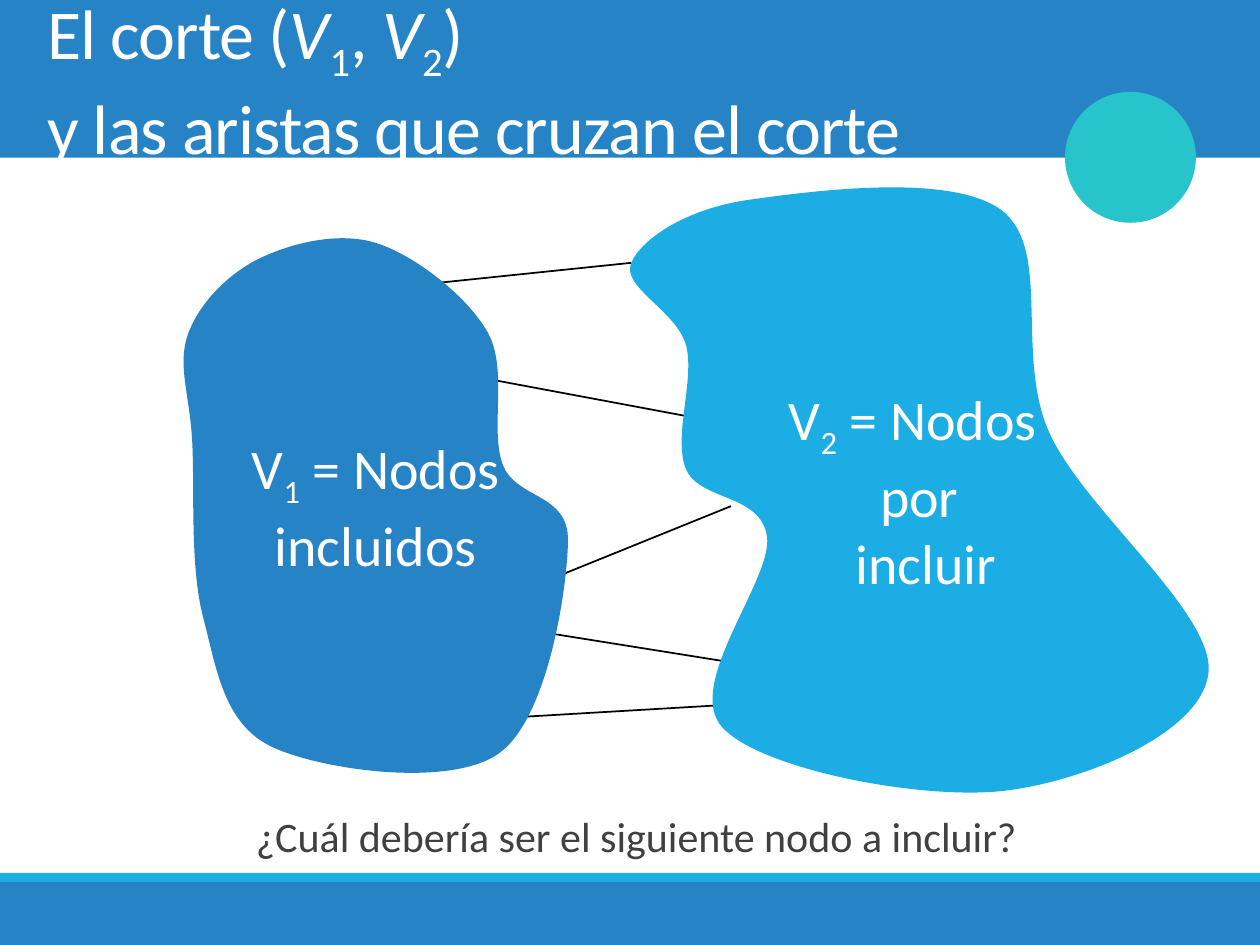
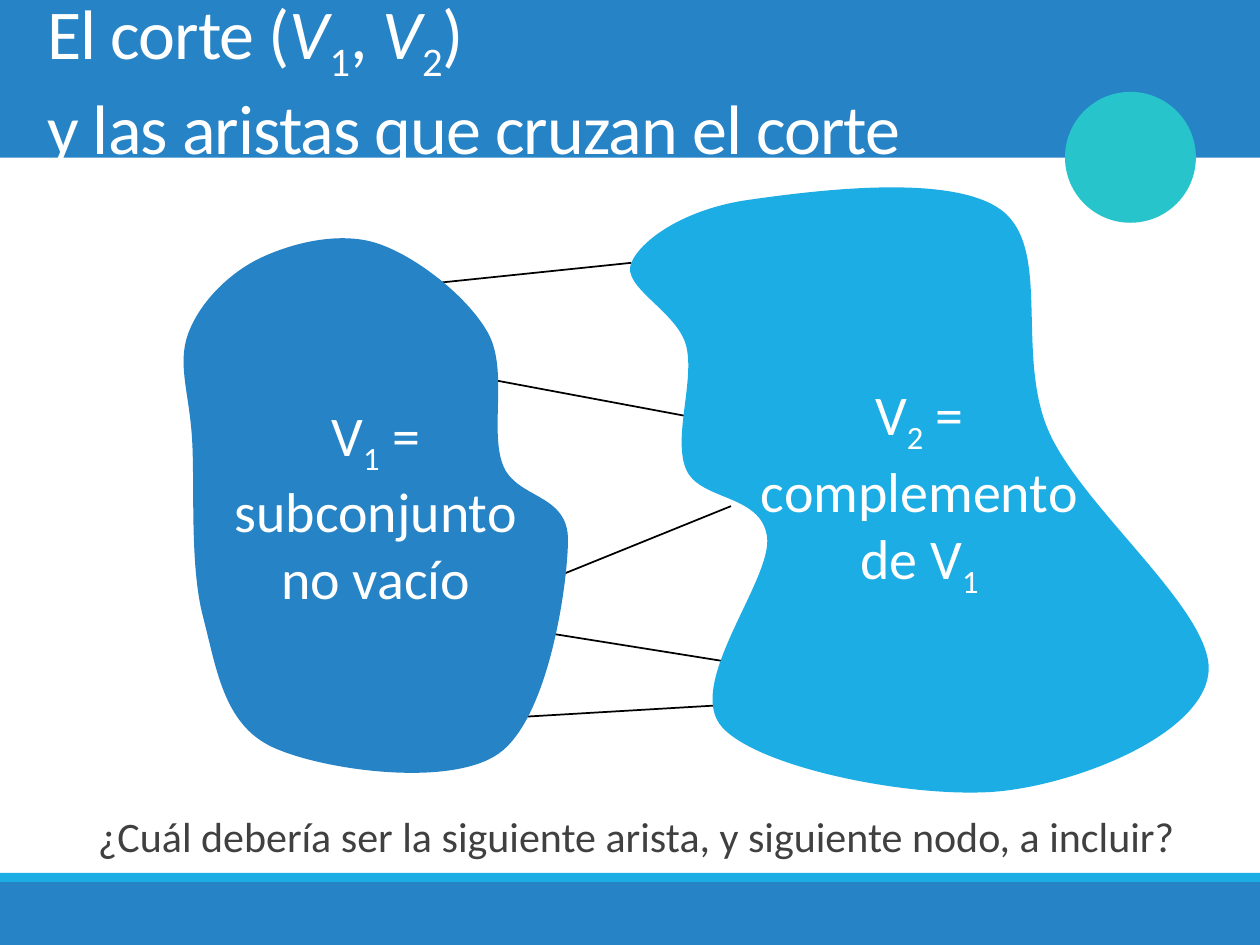
Before and after one commit to chris-carstens/2020-2, a slide deck: slide 14 of Clases/17 - Prim/17. Prim & Algoritmos Codiciosos.pptx (slide 13 before the commit). Drawn at 1260x945 pixels with LibreOffice and Linux fonts; fonts in the diff are those of the drawing; background and template pictures are left out. Boxes give left, top, right and bottom in pixels: in the first picture for what was removed or moved away, otherwise in the second. Text is boxed around its words. In the diff, an @@ line names an element or a change of style, - is before the commit and + after.

```diff
--- a/Clases/17 - Prim/17. Prim & Algoritmos Codiciosos.pptx
+++ b/Clases/17 - Prim/17. Prim & Algoritmos Codiciosos.pptx
@@ text in freeform shape at bbox=[761, 465, 1078, 580]: text changed @@
-V2 = Nodos
-por
-incluir
+V2 =
+complemento
+de V1
@@ text in freeform shape at bbox=[234, 493, 516, 600]: text changed @@
-V1 = Nodos incluidos
+V1 = subconjunto
+no vacío
@@ text at bbox=[98, 823, 1174, 859]: text changed @@
-  ¿Cuál debería ser el siguiente nodo a incluir?
+  ¿Cuál debería ser la siguiente arista, y siguiente nodo, a incluir?
```
Also in this commit, not shown: 7 other slides changed, 4 slides added, 1 slide removed, 3 other files.
